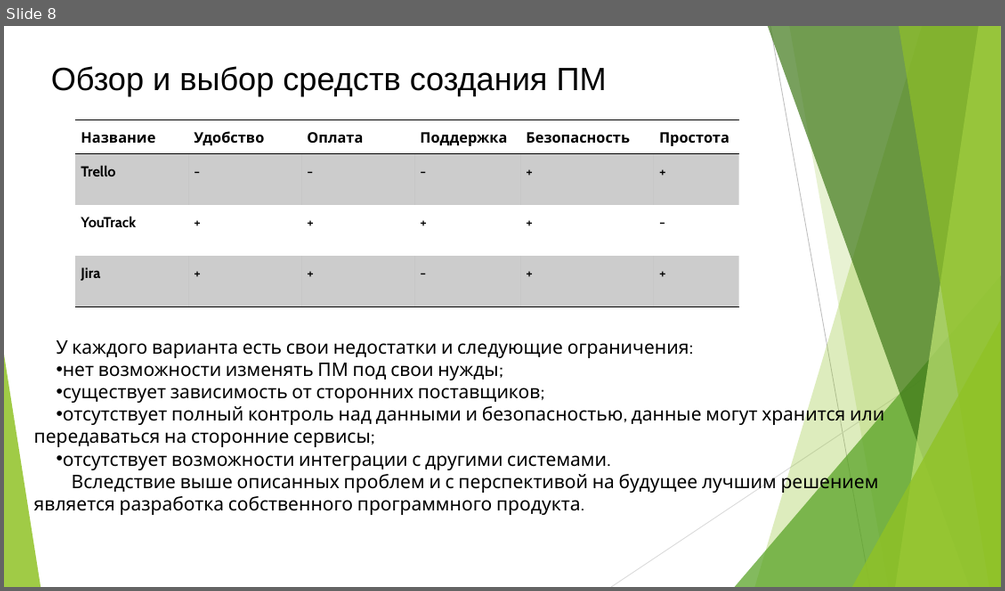
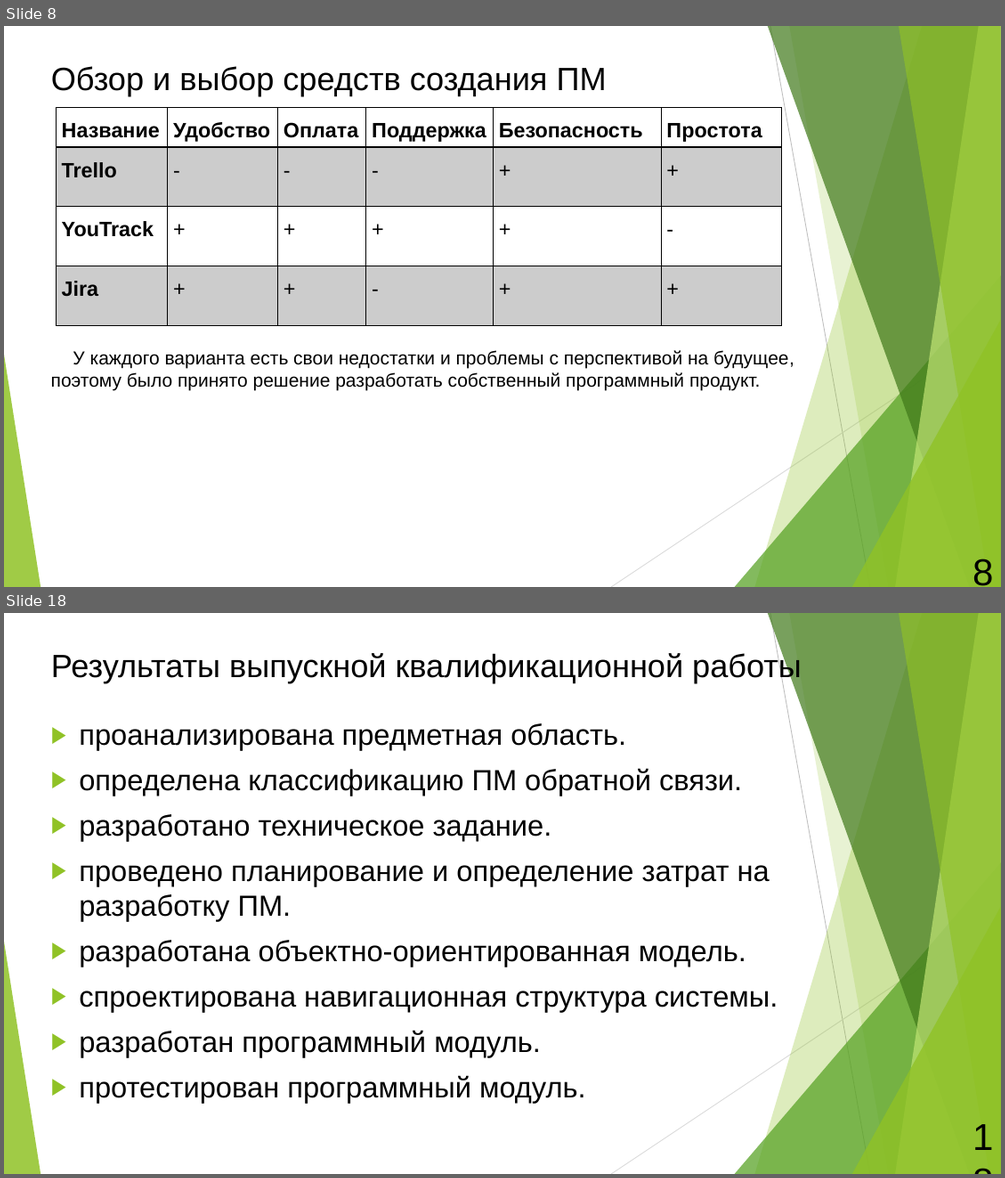
Before and after one commit to semenovMaksWeb/biti, a slide deck: ДИПЛОМ/ДИПЛОМ.2.0/Призентация.pptx. Shown one above the other, each under a label of ours: slide 8 before the commit, slides 8 and 18 after it; the slides between them are not shown. The pictures are 1005x591 and 1005x1178 pixels, drawn with LibreOffice and Linux fonts; fonts in the diff are those of the drawing. Boxes give left, top, right and bottom in pixels: in the first picture for what was removed or moved away, otherwise in the second. Text is boxed around its words. In the diff, an @@ line names an element or a change of style, - is before the commit and + after.

```diff
--- a/ДИПЛОМ/ДИПЛОМ.2.0/Призентация.pptx
+++ b/ДИПЛОМ/ДИПЛОМ.2.0/Призентация.pptx
@@ slide 18 added at [4, 613, 1001, 1174], background #FFFFFF; not listed: 10 template elements that a slide beside it also shows @@
@@ title added at [51, 651, 801, 682], 31 pt, text #000000 @@
+Результаты выпускной квалификационной работы
@@ text added at [79, 723, 777, 1103], 28 pt, text #000000 @@
+▶ проанализирована предметная область.
+▶ определена классификацию ПМ обратной связи.
+▶ разработано техническое задание.
+▶ проведено планирование и определение затрат на разработку ПМ.
+▶ разработана объектно-ориентированная модель.
+▶ спроектирована навигационная структура системы.
+▶ разработан программный модуль.
+▶ протестирован программный модуль.
@@ page number added at [946, 1143, 1001, 1172], 36 pt, text #000000 @@
+18
@@ slide 8 changed as well @@
@@ table at [56, 108, 782, 326] @@
@@ size 14 to 20 pt, font Cabin to Arial @@
@@ borders changed @@
@@ table: place and size @@
-table at [75, 120, 738, 307]
+table at [56, 108, 782, 326]
@@ text at [51, 350, 794, 391]: text changed; font Cabin to Arial @@
-У каждого варианта есть свои недостатки и следующие ограничения:
-  • нет возможности изменять ПМ под свои нужды;
-  • существует зависимость от сторонних поставщиков;
-  • отсутствует полный контроль над данными и безопасностью, данные могут хранится или передаваться на сторонние сервисы;
-  • отсутствует возможности интеграции с другими системами.
-Вследствие выше описанных проблем и с перспективой на будущее лучшим решением является разработка собственного программного продукта.
+У каждого варианта есть свои недостатки и проблемы с перспективой на будущее,
+поэтому было принято решение разработать собственный программный продукт.
@@ page number added at [972, 558, 993, 586], 36 pt, text #000000 @@
+8
```
Also in this commit, not shown: 7 other slides changed, 9 other slides added, 1 other file.
